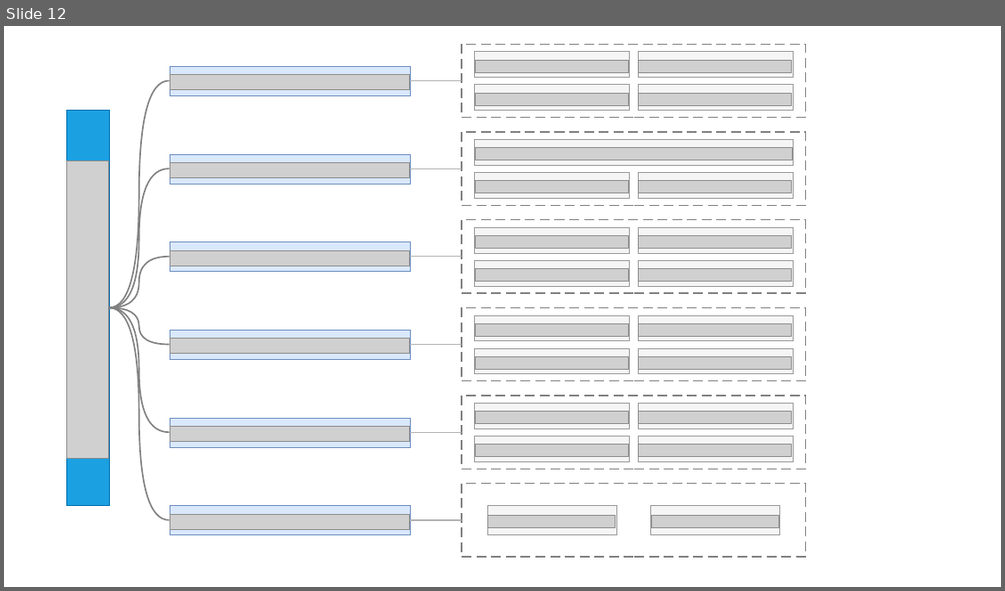
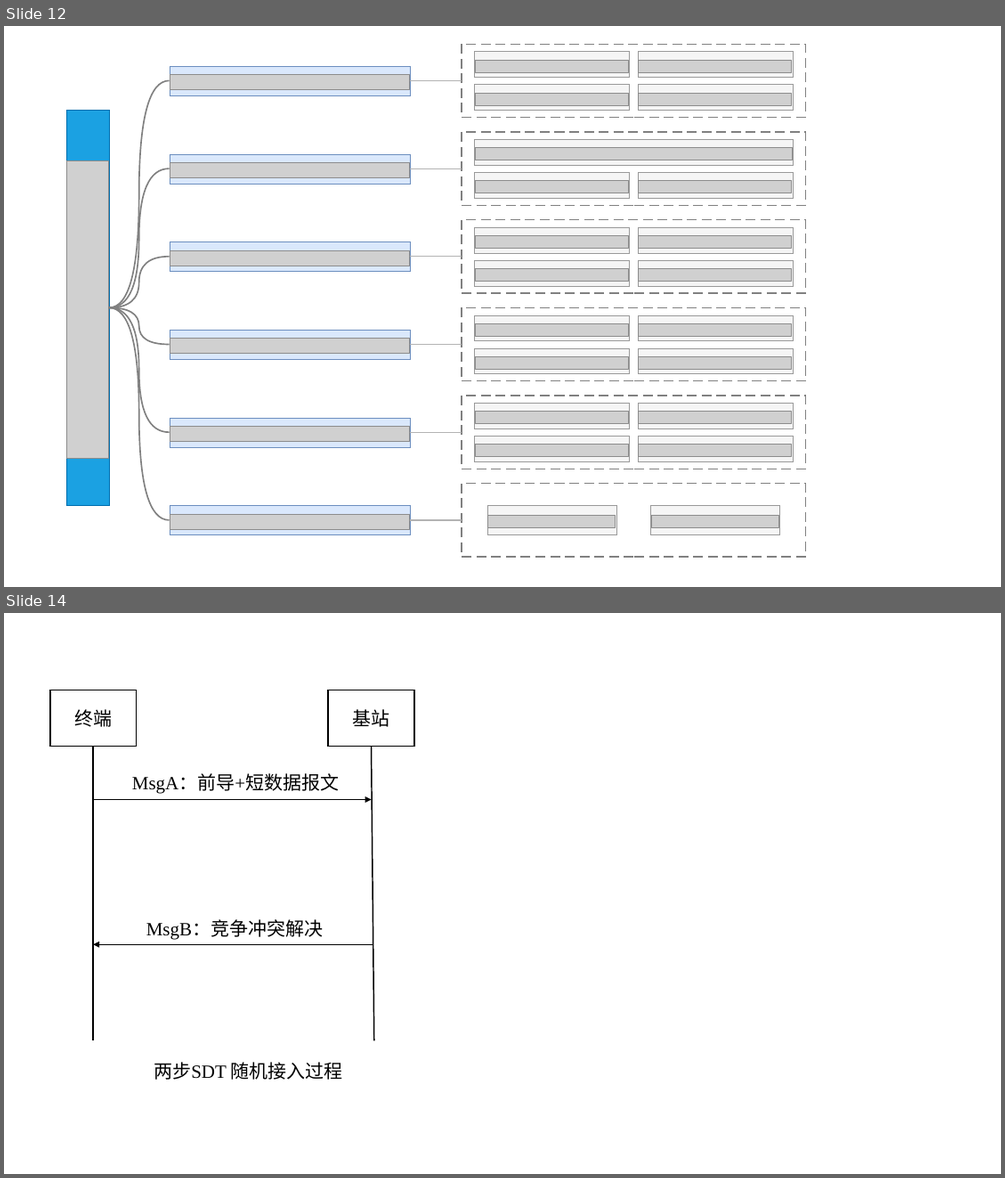
Before and after one commit to Aworrier/zzzwl-big_paper, a slide deck: PPT画图.pptx. Shown one above the other, each under a label of ours: slide 12 before the commit, slides 12 and 14 after it; the slides between them are not shown. The pictures are 1005x591 and 1005x1178 pixels, drawn with LibreOffice and Linux fonts; fonts in the diff are those of the drawing; grey boxes stand for pictures. Boxes give left, top, right and bottom in pixels: in the first picture for what was removed or moved away, otherwise in the second. Text is boxed around its words. In the diff, an @@ line names an element or a change of style, - is before the commit and + after.

```diff
--- a/PPT画图.pptx
+++ b/PPT画图.pptx
@@ slide 14 added at (4,613,1001,1174), background #FFFFFF @@
@@ group added at (50,690,414,1079): 3 texts, 2 rectangles, 2 lines, 2 arrows @@
+终端
+基站
+MsgA：前导+短数据报文
+MsgB：竞争冲突解决
+两步SDT 随机接入过程
```
Also in this commit, not shown: 1 slide changed, 1 other slide added, 33 other files.
